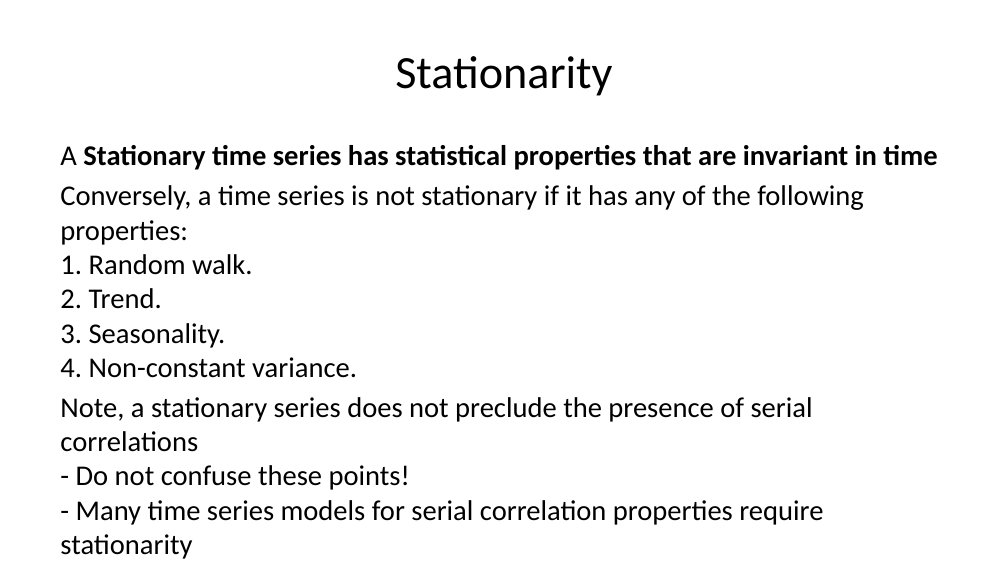
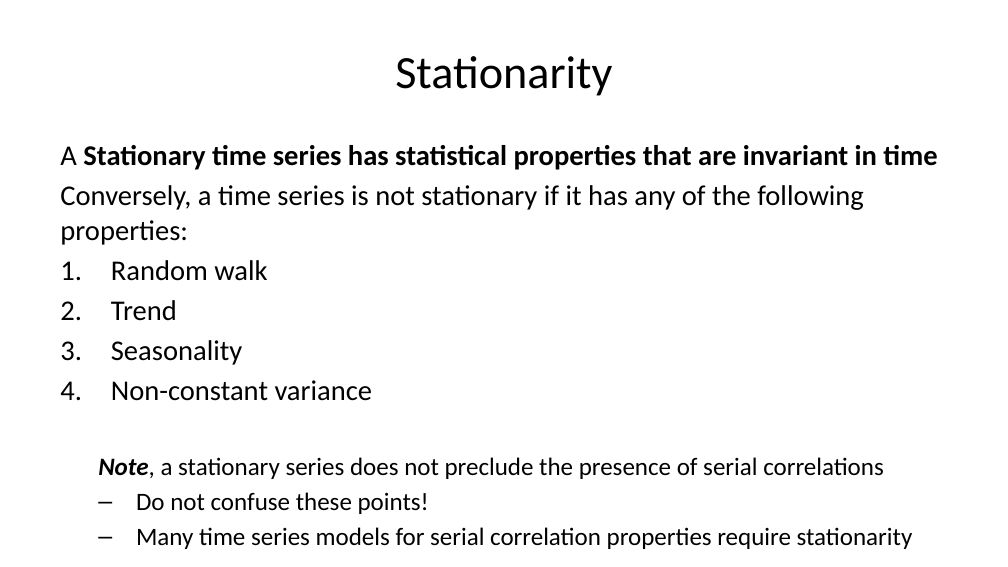
Before and after one commit to StephenElston/CSCI-E-83, a slide deck: slide 48 of LectureSlides/11_IntroductionToTimeSeries.pptx (slide 45 before the commit). Drawn at 1008x567 pixels with LibreOffice and Linux fonts; fonts in the diff are those of the drawing. Boxes give left, top, right and bottom in pixels: in the first picture for what was removed or moved away, otherwise in the second. Text is boxed around its words. In the diff, an @@ line names an element or a change of style, - is before the commit and + after.

```diff
--- a/LectureSlides/11_IntroductionToTimeSeries.pptx
+++ b/LectureSlides/11_IntroductionToTimeSeries.pptx
@@ text at bbox=[60, 185, 913, 549]: text changed; size 20.4 to 17.9 pt @@
-Conversely, a time series is not stationary if it has any of the following properties:
-1. Random walk.
-2. Trend.
-3. Seasonality.
-4. Non-constant variance.
-Note, a stationary series does not preclude the presence of serial correlations
-- Do not confuse these points!
-- Many time series models for serial correlation properties require stationarity
+Conversely, a time series is not stationary if it has any of the following properties:
+1. Random walk
+2. Trend
+3. Seasonality
+4. Non-constant variance
+  Note, a stationary series does not preclude the presence of serial correlations
+  – Do not confuse these points!
+  – Many time series models for serial correlation properties require stationarity
```
Also in this commit, not shown: 24 other slides changed, 3 slides added.
